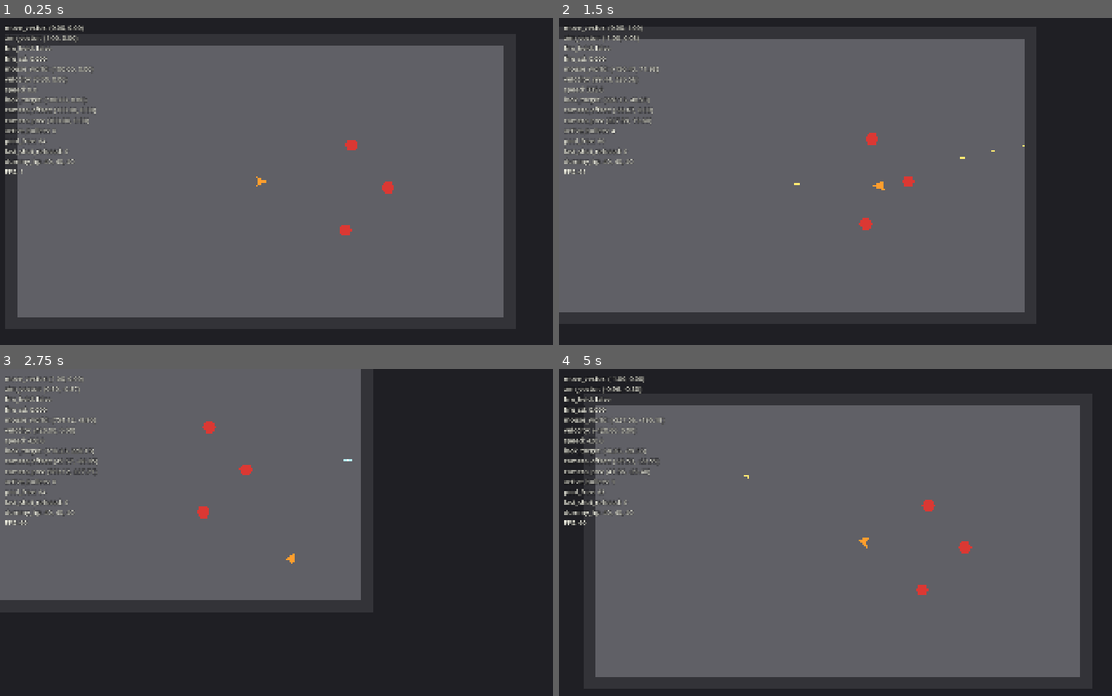
Above: before the commit, frames 1-4 (two rows, left to right).
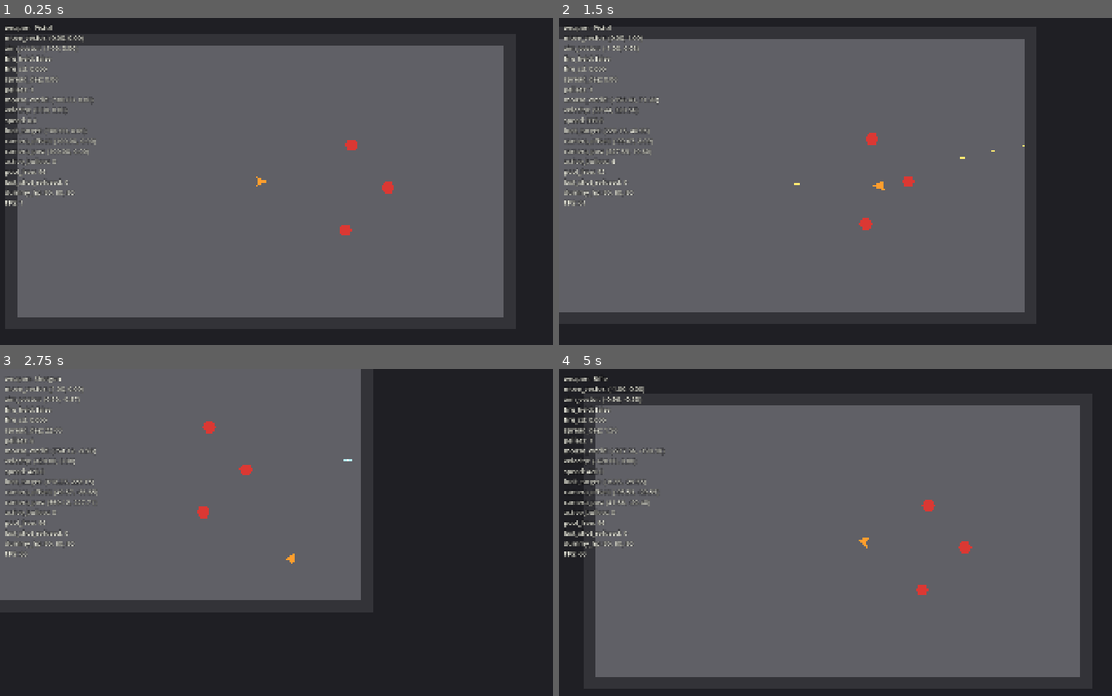
Above: after the commit, the same moments.

Repository: ZhiH2333/WPG
Game: Godot game, scene res://sandbox/combat_sandbox.tscn
The game is run twice, just before and just after one commit, with the same random seed, the same clock (stepped at 60 frames per second) and the same inputs.
Inputs (mouse positions are in pixels of both pictures, inside the frame that each line leads up to):
- Up to frame 1 (0.25 s): no input
- Up to frame 2 (1.5 s): tap Enter at 0.5 s; move the mouse to (979, 165) at 0.52 s; press the mouse at (979, 165) at 0.53 s; hold D (move_right) 0.53-1.28 s; tap 1 (weapon_pistol, bound only after the commit) at 0.8, 1.35 s; move the mouse to (735, 197) at 1.27 s; release the mouse at (735, 197) at 1.28 s; hold S (move_down) from 1.28 s (still down)
- Up to frame 3 (2.75 s): tap 3 (weapon_rifle, bound only after the commit) at 1.55, 2.1 s; move the mouse to (348, 460) at 2.02 s; release S (move_down) at 2.03 s; hold D (move_right) from 2.03 s (still down); tap 2 (weapon_shotgun, bound only after the commit) at 2.3 s
- Up to frame 4 (5 s): move the mouse to (818, 597) at 2.77 s; release D (move_right) at 2.78 s; hold W (move_up) 2.78-3.53 s; tap 2 (weapon_shotgun, bound only after the commit) at 2.85 s; click (818, 597) at 3.05 s; move the mouse to (1023, 581) at 3.52 s; press the mouse at (1023, 581) at 3.53 s; hold A (move_left) from 3.53 s (still down); tap 1 (weapon_pistol, bound only after the commit) at 3.8, 4.35 s; move the mouse to (675, 483) at 4.27 s; release the mouse at (675, 483) at 4.28 s; tap 3 (weapon_rifle, bound only after the commit) at 4.55 s

The runs differ from the first frame. In frame 1, 1.8% of the frame differs, in the area x 0-18%, y 2-58%; in frame 2, 1.9%; in frame 3, 1.9%; in frame 4, 2.1%, in the area x 0-35%, y 2-58%.

Commit message:
:sparkles: 3 guns

Diff:
--- a/debug/debug_overlay.gd
+++ b/debug/debug_overlay.gd
@@ -4,7 +4,7 @@
 var _player: Player
 var _player_input: PlayerInput
 var _player_camera: PlayerCamera
-var _pistol: Pistol
+var _weapon_host: WeaponHost
 var _pool: ProjectilePool
 var _dummies: Array[DummyTarget] = []
 
@@ -20,8 +20,8 @@
 func bind_player_camera(player_camera: PlayerCamera) -> void:
 	_player_camera = player_camera
 
-func bind_pistol(pistol: Pistol) -> void:
-	_pistol = pistol
+func bind_weapon_host(weapon_host: WeaponHost) -> void:
+	_weapon_host = weapon_host
 
 func bind_projectile_pool(pool: ProjectilePool) -> void:
 	_pool = pool
@@ -41,11 +41,15 @@
 func _compose_status_text() -> String:
 	var fps: int = Engine.get_frames_per_second()
 	var velocity: Vector2 = _read_velocity()
-	return "move_vector: %s\naim_vector: %s\nfire_held: %s\nfire_cd: %.3f\nmouse_world: %s\nvelocity: %s\nspeed: %.1f\nlook_target: %s\ncamera_offset: %s\ncamera_pos: %s\nactive_bullets: %d\npool_free: %d\nlast_shot_refused: %d\ndummy_hp: %s\nFPS: %d" % [
+	var weapon: Weapon = _read_weapon()
+	return "weapon: %s\nmove_vector: %s\naim_vector: %s\nfire_held: %s\nfire_cd: %.3f\nspread_deg: %.2f\npellets: %d\nmouse_world: %s\nvelocity: %s\nspeed: %.1f\nlook_target: %s\ncamera_offset: %s\ncamera_pos: %s\nactive_bullets: %d\npool_free: %d\nlast_shot_refused: %d\ndummy_hp: %s\nFPS: %d" % [
+		_read_weapon_name(weapon),
 		_format_vector(_player_input.move_vector),
 		_format_vector(_player_input.aim_vector),
 		_player_input.fire_held,
-		_read_fire_cooldown(),
+		_read_fire_cooldown(weapon),
+		_read_spread(weapon),
+		_read_pellets(weapon),
 		_format_vector(_player_input.mouse_world_position),
 		_format_vector(velocity),
 		velocity.length(),
@@ -54,10 +58,20 @@
 		_format_vector(_read_camera_position()),
 		_read_active_bullets(),
 		_read_pool_free(),
-		_read_refused(),
+		_read_refused(weapon),
 		_format_dummy_hp(),
 		fps,
 	]
+
+func _read_weapon() -> Weapon:
+	if _weapon_host == null:
+		return null
+	return _weapon_host.get_current_weapon()
+
+func _read_weapon_name(weapon: Weapon) -> String:
+	if weapon == null:
+		return "-"
+	return weapon.get_display_name()
 
 func _read_velocity() -> Vector2:
 	if _player == null:
@@ -79,10 +93,20 @@
 		return Vector2.ZERO
 	return _player_camera.global_position
 
-func _read_fire_cooldown() -> float:
-	if _pistol == null:
+func _read_fire_cooldown(weapon: Weapon) -> float:
+	if weapon == null:
 		return 0.0
-	return _pistol.get_cooldown_remaining_sec()
+	return weapon.get_cooldown_remaining_sec()
+
+func _read_spread(weapon: Weapon) -> float:
+	if weapon == null:
+		return 0.0
+	return weapon.get_current_spread_deg()
+
+func _read_pellets(weapon: Weapon) -> int:
+	if weapon == null:
+		return 0
+	return weapon.get_pellets_per_shot()
 
 func _read_active_bullets() -> int:
 	if _pool == null:
@@ -94,10 +118,10 @@
 		return 0
 	return _pool.get_free_count()
 
-func _read_refused() -> int:
-	if _pistol == null:
+func _read_refused(weapon: Weapon) -> int:
+	if weapon == null:
 		return 0
-	return _pistol.get_refused_count()
+	return weapon.get_refused_count()
 
 func _format_dummy_hp() -> String:
 	if _dummies.is_empty():
--- a/enemies/dummy_target.gd
+++ b/enemies/dummy_target.gd
@@ -6,9 +6,9 @@
 const ALIVE_COLOR: Color = Color(0.86, 0.22, 0.2, 1)
 const DEAD_COLOR: Color = Color(0.42, 0.42, 0.44, 1)
 
-@export var max_hp: int = 40
+@export var max_hp: int = 80
 
-var _hp: int = 40
+var _hp: int = 80
 var _defeated: bool = false
 var _flash_left_sec: float = 0.0
 
--- a/player/player.gd
+++ b/player/player.gd
@@ -1,4 +1,4 @@
-## 加速度移动 + 瞄准朝向。枪口在 Visual 上；开火逻辑在 Pistol，不写在本脚本。
+## 加速度移动 + 瞄准朝向。枪口在 Visual 上；开火由 WeaponHost 当前枪负责。
 extends CharacterBody2D
 class_name Player
 
@@ -6,25 +6,28 @@
 @onready var _player_motor: PlayerMotor = $PlayerMotor
 @onready var _visual: Node2D = $Visual
 @onready var _muzzle: Marker2D = $Visual/Muzzle
-@onready var _pistol: Pistol = $Pistol
+@onready var _weapon_host: WeaponHost = $WeaponHost
 
 func _ready() -> void:
 	motion_mode = MOTION_MODE_FLOATING
 	collision_layer = GameCollisionLayers.MASK_PLAYER
 	collision_mask = GameCollisionLayers.MASK_WALL
-	_pistol.bind_player_input(_player_input)
+	_weapon_host.bind_player_input(_player_input)
 
 func get_player_input() -> PlayerInput:
 	return _player_input
 
+func get_weapon_host() -> WeaponHost:
+	return _weapon_host
+
 func get_pistol() -> Pistol:
-	return _pistol
+	return _weapon_host.get_pistol()
 
 func get_muzzle_global_position() -> Vector2:
 	return _muzzle.global_position
 
 func bind_projectile_pool(pool: ProjectilePool) -> void:
-	_pistol.bind_projectile_pool(pool)
+	_weapon_host.bind_projectile_pool(pool)
 
 func _process(_delta: float) -> void:
 	_face_aim()
--- a/player/player.tscn
+++ b/player/player.tscn
@@ -1,9 +1,12 @@
-[gd_scene load_steps=5 format=3]
+[gd_scene load_steps=8 format=3]
 
 [ext_resource type="Script" path="res://player/player.gd" id="1_player"]
 [ext_resource type="Script" path="res://player/player_input.gd" id="2_input"]
 [ext_resource type="Script" path="res://player/player_motor.gd" id="3_motor"]
-[ext_resource type="Script" path="res://weapons/pistol.gd" id="4_pistol"]
+[ext_resource type="Script" path="res://player/weapon_host.gd" id="4_host"]
+[ext_resource type="Script" path="res://weapons/pistol.gd" id="5_pistol"]
+[ext_resource type="Script" path="res://weapons/shotgun.gd" id="6_shotgun"]
+[ext_resource type="Script" path="res://weapons/rifle.gd" id="7_rifle"]
 
 [sub_resource type="CircleShape2D" id="CircleShape2D_body"]
 radius = 20.0
@@ -30,5 +33,22 @@
 [node name="PlayerMotor" type="Node" parent="."]
 script = ExtResource("3_motor")
 
-[node name="Pistol" type="Node" parent="."]
-script = ExtResource("4_pistol")
+[node name="WeaponHost" type="Node" parent="."]
+script = ExtResource("4_host")
+
+[node name="Pistol" type="Node" parent="WeaponHost"]
+script = ExtResource("5_pistol")
+
+[node name="Shotgun" type="Node" parent="WeaponHost"]
+script = ExtResource("6_shotgun")
+fire_interval = 0.62
+projectile_speed = 780.0
+damage = 6
+lifetime = 0.45
+
+[node name="Rifle" type="Node" parent="WeaponHost"]
+script = ExtResource("7_rifle")
+fire_interval = 0.09
+projectile_speed = 1100.0
+damage = 5
+lifetime = 0.85
--- a/player/player_input.gd
+++ b/player/player_input.gd
@@ -4,7 +4,7 @@
 ## 鼠标与玩家过近时不重新归一化，避免 aim_vector 出现 NaN。
 const AIM_DEADZONE_SQ: float = 0.0001
 
-## 全项目唯一输入合同：只产出。Motor / 相机 / 准星只读，不自己读键鼠。
+## 全项目唯一输入合同：只产出 move/aim/fire。切枪由 WeaponHost 另读 1/2/3。
 var move_vector: Vector2 = Vector2.ZERO
 var aim_vector: Vector2 = Vector2.RIGHT
 var fire_held: bool = false
--- /dev/null
+++ b/player/weapon_host.gd
@@ -0,0 +1,59 @@
+extends Node
+class_name WeaponHost
+
+## 切枪不进输入合同三量；只读 1/2/3，转发给当前武器。
+var _weapons: Array[Weapon] = []
+var _current_index: int = 0
+
+func _ready() -> void:
+	_collect_weapons()
+	_activate_index(0)
+
+func bind_player_input(player_input: PlayerInput) -> void:
+	for weapon: Weapon in _weapons:
+		weapon.bind_player_input(player_input)
+
+func bind_projectile_pool(pool: ProjectilePool) -> void:
+	for weapon: Weapon in _weapons:
+		weapon.bind_projectile_pool(pool)
+
+func get_current_weapon() -> Weapon:
+	if _weapons.is_empty():
+		return null
+	return _weapons[_current_index]
+
+func get_pistol() -> Pistol:
+	for weapon: Weapon in _weapons:
+		var pistol: Pistol = weapon as Pistol
+		if pistol != null:
+			return pistol
+	return null
+
+func _process(_delta: float) -> void:
+	_poll_weapon_switch()
+
+func _poll_weapon_switch() -> void:
+	if Input.is_action_just_pressed("weapon_pistol"):
+		_activate_index(0)
+		return
+	if Input.is_action_just_pressed("weapon_shotgun"):
+		_activate_index(1)
+		return
+	if Input.is_action_just_pressed("weapon_rifle"):
+		_activate_index(2)
+
+func _collect_weapons() -> void:
+	_weapons.clear()
+	for child: Node in get_children():
+		var weapon: Weapon = child as Weapon
+		if weapon != null:
+			_weapons.append(weapon)
+
+func _activate_index(index: int) -> void:
+	if index < 0 or index >= _weapons.size():
+		return
+	if index == _current_index and _weapons[index].is_active():
+		return
+	_current_index = index
+	for i: int in _weapons.size():
+		_weapons[i].set_active(i == index)
--- a/project.godot
+++ b/project.godot
@@ -54,6 +54,21 @@
 "events": [Object(InputEventMouseButton,"resource_local_to_scene":false,"resource_name":"","device":-1,"window_id":0,"a …(253 unchanged characters)…
 ]
 }
+weapon_pistol={
+"deadzone": 0.5,
+"events": [Object(InputEventKey,"resource_local_to_scene":false,"resource_name":"","device":-1,"window_id":0,"alt_pressed":false,"shift_pressed":false,"ctrl_pressed":false,"meta_pressed":false,"pressed":false,"keycode":0,"physical_keycode":49,"key_label":0,"unicode":49,"location":0,"echo":false,"script":null)
+]
+}
+weapon_shotgun={
+"deadzone": 0.5,
+"events": [Object(InputEventKey,"resource_local_to_scene":false,"resource_name":"","device":-1,"window_id":0,"alt_pressed":false,"shift_pressed":false,"ctrl_pressed":false,"meta_pressed":false,"pressed":false,"keycode":0,"physical_keycode":50,"key_label":0,"unicode":50,"location":0,"echo":false,"script":null)
+]
+}
+weapon_rifle={
+"deadzone": 0.5,
+"events": [Object(InputEventKey,"resource_local_to_scene":false,"resource_name":"","device":-1,"window_id":0,"alt_pressed":false,"shift_pressed":false,"ctrl_pressed":false,"meta_pressed":false,"pressed":false,"keycode":0,"physical_keycode":51,"key_label":0,"unicode":51,"location":0,"echo":false,"script":null)
+]
+}
 
 [layer_names]
 
--- a/sandbox/combat_sandbox.gd
+++ b/sandbox/combat_sandbox.gd
@@ -2,7 +2,7 @@
 class_name CombatSandbox
 
 const PROJECTILE_SCENE: PackedScene = preload("res://weapons/projectile.tscn")
-const POOL_CAPACITY: int = 64
+const POOL_CAPACITY: int = 96
 
 ## 只有鼠标在窗口内且窗口有焦点时才藏系统光标，避免出窗后桌面丢指针。
 var _mouse_inside_window: bool = true
@@ -32,7 +32,7 @@
 	_aim_reticle.bind_player_input(player_input)
 	_debug_overlay.bind_player(_player)
 	_debug_overlay.bind_player_camera(_player_camera)
-	_debug_overlay.bind_pistol(_player.get_pistol())
+	_debug_overlay.bind_weapon_host(_player.get_weapon_host())
 	_debug_overlay.bind_projectile_pool(_projectiles)
 	_debug_overlay.bind_dummies(_collect_dummies())
 
--- a/weapons/pistol.gd
+++ b/weapons/pistol.gd
@@ -1,79 +1,23 @@
-extends Node
+extends Weapon
 class_name Pistol
 
-## 射速间隔，秒。用时间戳开火，不用 Timer 节点。
-@export var fire_interval: float = 0.18
-## 弹速，像素/秒。
-@export var projectile_speed: float = 980.0
-## 单发伤害。准、快、伤害低。
-@export var damage: int = 8
-## 子弹存活秒数。
-@export var lifetime: float = 0.9
-
-var _player_input: PlayerInput
-var _pool: ProjectilePool
-var _player: Player
-var _next_fire_at_msec: int = 0
-var _shot_refused_count: int = 0
+## 点射或按住都行；松开后冷却钳到 now，可立刻再点。散布 0。
 
 func _ready() -> void:
-	_player = get_parent() as Player
+	fire_interval = 0.18
+	projectile_speed = 980.0
+	damage = 8
+	lifetime = 0.9
+	super._ready()
 
-func bind_player_input(player_input: PlayerInput) -> void:
-	_player_input = player_input
+func get_display_name() -> String:
+	return "Pistol"
 
-func bind_projectile_pool(pool: ProjectilePool) -> void:
-	_pool = pool
+func _should_reset_cooldown_on_release() -> bool:
+	return true
 
-func get_cooldown_remaining_sec() -> float:
-	var remaining_msec: int = maxi(0, _next_fire_at_msec - Time.get_ticks_msec())
-	return float(remaining_msec) / 1000.0
+func _pellets_per_shot() -> int:
+	return 1
 
-func get_refused_count() -> int:
-	return _shot_refused_count
-
-func _process(_delta: float) -> void:
-	_ensure_player_input()
-	_tick_fire()
-
-func _ensure_player_input() -> void:
-	if _player_input != null:
-		return
-	if _player == null:
-		_player = get_parent() as Player
-	if _player != null:
-		bind_player_input(_player.get_player_input())
-
-func _tick_fire() -> void:
-	var now_msec: int = Time.get_ticks_msec()
-	if _player_input == null or _pool == null or _player == null:
-		return
-	if not _player_input.fire_held:
-		_next_fire_at_msec = mini(_next_fire_at_msec, now_msec)
-		return
-	if now_msec < _next_fire_at_msec:
-		return
-	_try_fire()
-	_next_fire_at_msec = now_msec + _get_fire_interval_msec()
-
-func _try_fire() -> void:
-	var projectile: Projectile = _pool.acquire()
-	if projectile == null:
-		_shot_refused_count += 1
-		return
-	var direction: Vector2 = _resolve_aim_direction()
-	projectile.reset(
-		_player.get_muzzle_global_position(),
-		direction * projectile_speed,
-		damage,
-		lifetime
-	)
-
-func _resolve_aim_direction() -> Vector2:
-	var aim: Vector2 = _player_input.aim_vector
-	if aim.is_zero_approx():
-		return Vector2.RIGHT
-	return aim.normalized()
-
-func _get_fire_interval_msec() -> int:
-	return maxi(1, int(round(fire_interval * 1000.0)))
+func _spread_deg_for_this_shot() -> float:
+	return 0.0
--- a/weapons/projectile.gd
+++ b/weapons/projectile.gd
@@ -12,6 +12,8 @@
 var _age_sec: float = 0.0
 var _last_global_position: Vector2 = Vector2.ZERO
 
+@onready var _visual: Node2D = $Visual
+
 func _ready() -> void:
 	collision_layer = GameCollisionLayers.MASK_PLAYER_BULLET
 	collision_mask = GameCollisionLayers.MASK_ENEMY | GameCollisionLayers.MASK_WALL
@@ -25,7 +27,7 @@
 func is_parked() -> bool:
 	return not _in_flight
 
-func reset(spawn_position: Vector2, flight_velocity: Vector2, damage: int, lifetime_sec: float) -> void:
+func reset(spawn_position: Vector2, flight_velocity: Vector2, damage: int, lifetime_sec: float, visual_scale: float = 1.0) -> void:
 	_in_flight = true
 	_damage = damage
 	_lifetime_sec = lifetime_sec
@@ -34,6 +36,7 @@
 	global_position = spawn_position
 	_last_global_position = spawn_position
 	rotation = flight_velocity.angle()
+	_visual.scale = Vector2.ONE * visual_scale
 	visible = true
 	monitorable = true
 	monitoring = true
@@ -43,6 +46,8 @@
 	_in_flight = false
 	_velocity = Vector2.ZERO
 	_age_sec = 0.0
+	if _visual != null:
+		_visual.scale = Vector2.ONE
 	visible = false
 	monitoring = false
 	monitorable = false
--- /dev/null
+++ b/weapons/rifle.gd
@@ -0,0 +1,49 @@
+extends Weapon
+class_name Rifle
+
+## 按住连发：第一发准，连续射击散布变大，停火后收回。
+@export var min_spread_deg: float = 1.5
+@export var max_spread_deg: float = 11.0
+@export var spread_gain_deg: float = 0.9
+@export var spread_recover_deg_per_sec: float = 18.0
+
+var _current_spread_deg: float = 1.5
+
+func _ready() -> void:
+	fire_interval = 0.09
+	projectile_speed = 1100.0
+	damage = 5
+	lifetime = 0.85
+	_current_spread_deg = min_spread_deg
+	super._ready()
+
+func get_display_name() -> String:
+	return "Rifle"
+
+func get_current_spread_deg() -> float:
+	return _current_spread_deg
+
+func _should_reset_cooldown_on_release() -> bool:
+	return true
+
+func _pellets_per_shot() -> int:
+	return 1
+
+func _spread_deg_for_this_shot() -> float:
+	return _current_spread_deg
+
+func _direction_for_pellet(aim: Vector2, _index: int, _pellet_count: int) -> Vector2:
+	var spread: float = _current_spread_deg
+	return aim.rotated(deg_to_rad(randf_range(-spread, spread)))
+
+func _tick_idle(delta: float) -> void:
+	if _player_input != null and _player_input.fire_held:
+		return
+	_current_spread_deg = maxf(min_spread_deg, _current_spread_deg - spread_recover_deg_per_sec * delta)
+
+func _on_shot_success() -> void:
+	_current_spread_deg = minf(max_spread_deg, _current_spread_deg + spread_gain_deg)
+
+func _on_deactivated() -> void:
+	super._on_deactivated()
+	_current_spread_deg = min_spread_deg
--- /dev/null
+++ b/weapons/shotgun.gd
@@ -0,0 +1,32 @@
+extends Weapon
+class_name Shotgun
+
+## 走近再扣：同一枪口扇形多弹，泵动冷却，松开不复位。
+@export var pellet_count: int = 8
+@export var spread_deg: float = 22.0
+@export var pellet_jitter_deg: float = 1.0
+
+func _ready() -> void:
+	fire_interval = 0.62
+	projectile_speed = 780.0
+	damage = 6
+	lifetime = 0.45
+	super._ready()
+
+func get_display_name() -> String:
+	return "Shotgun"
+
+func _should_reset_cooldown_on_release() -> bool:
+	return false
+
+func _pellets_per_shot() -> int:
+	return pellet_count
+
+func _spread_deg_for_this_shot() -> float:
+	return spread_deg
+
+func _pellet_jitter_deg() -> float:
+	return randf_range(-pellet_jitter_deg, pellet_jitter_deg)
+
+func _pellet_visual_scale() -> float:
+	return 0.72
--- /dev/null
+++ b/weapons/weapon.gd
@@ -0,0 +1,165 @@
+extends Node
+class_name Weapon
+
+## 射速间隔，秒。用时间戳开火，不用 Timer 节点。
+@export var fire_interval: float = 0.18
+## 弹速，像素/秒。
+@export var projectile_speed: float = 980.0
+## 单发（或每粒）伤害。
+@export var damage: int = 8
+## 子弹存活秒数。
+@export var lifetime: float = 0.9
+
+var _player_input: PlayerInput
+var _pool: ProjectilePool
+var _player: Player
+var _next_fire_at_msec: int = 0
+var _shot_refused_count: int = 0
+var _is_active: bool = false
+## 切枪后必须先松开火，避免按住左键走火。
+var _block_held_fire: bool = false
+
+func _ready() -> void:
+	_player = _find_player()
+	set_process(false)
+
+func bind_player_input(player_input: PlayerInput) -> void:
+	_player_input = player_input
+
+func bind_projectile_pool(pool: ProjectilePool) -> void:
+	_pool = pool
+
+func get_display_name() -> String:
+	return "Weapon"
+
+func get_cooldown_remaining_sec() -> float:
+	var remaining_msec: int = maxi(0, _next_fire_at_msec - Time.get_ticks_msec())
+	return float(remaining_msec) / 1000.0
+
+func get_refused_count() -> int:
+	return _shot_refused_count
+
+func get_current_spread_deg() -> float:
+	return _spread_deg_for_this_shot()
+
+func get_pellets_per_shot() -> int:
+	return _pellets_per_shot()
+
+func is_active() -> bool:
+	return _is_active
+
+func set_active(active: bool) -> void:
+	_is_active = active
+	set_process(active)
+	if active:
+		_block_held_fire = true
+		return
+	_on_deactivated()
+
+func _process(delta: float) -> void:
+	_ensure_bindings()
+	_tick_idle(delta)
+	_tick_fire()
+
+func _ensure_bindings() -> void:
+	if _player == null:
+		_player = _find_player()
+	if _player_input == null and _player != null:
+		bind_player_input(_player.get_player_input())
+
+func _tick_idle(_delta: float) -> void:
+	pass
+
+func _tick_fire() -> void:
+	var now_msec: int = Time.get_ticks_msec()
+	if _player_input == null or _pool == null or _player == null:
+		return
+	if not _player_input.fire_held:
+		_block_held_fire = false
+		_on_fire_released(now_msec)
+		return
+	if _block_held_fire:
+		return
+	if now_msec < _next_fire_at_msec:
+		return
+	if _try_fire():
+		_on_shot_success()
+	_next_fire_at_msec = now_msec + _get_fire_interval_msec()
+
+func _on_fire_released(now_msec: int) -> void:
+	if _should_reset_cooldown_on_release():
+		_next_fire_at_msec = mini(_next_fire_at_msec, now_msec)
+
+func _try_fire() -> bool:
+	var pellet_count: int = _pellets_per_shot()
+	var acquired: Array[Projectile] = []
+	if not _acquire_pellets(pellet_count, acquired):
+		_shot_refused_count += 1
+		return false
+	var aim: Vector2 = _resolve_aim_direction()
+	var muzzle: Vector2 = _player.get_muzzle_global_position()
+	var visual_scale: float = _pellet_visual_scale()
+	for index: int in pellet_count:
+		var direction: Vector2 = _direction_for_pellet(aim, index, pellet_count)
+		acquired[index].reset(muzzle, direction * projectile_speed, damage, lifetime, visual_scale)
+	return true
+
+func _acquire_pellets(pellet_count: int, acquired: Array[Projectile]) -> bool:
+	for _i: int in pellet_count:
+		var projectile: Projectile = _pool.acquire()
+		if projectile == null:
+			_release_acquired(acquired)
+			return false
+		acquired.append(projectile)
+	return true
+
+func _release_acquired(acquired: Array[Projectile]) -> void:
+	for projectile: Projectile in acquired:
+		_pool.release(projectile)
+
+func _resolve_aim_direction() -> Vector2:
+	var aim: Vector2 = _player_input.aim_vector
+	if aim.is_zero_approx():
+		return Vector2.RIGHT
+	return aim.normalized()
+
+func _direction_for_pellet(aim: Vector2, index: int, pellet_count: int) -> Vector2:
+	var half_spread: float = _spread_deg_for_this_shot() * 0.5
+	var angle_deg: float = 0.0
+	if pellet_count > 1:
+		angle_deg = lerpf(-half_spread, half_spread, float(index) / float(pellet_count - 1))
+	angle_deg += _pellet_jitter_deg()
+	return aim.rotated(deg_to_rad(angle_deg))
+
+func _should_reset_cooldown_on_release() -> bool:
+	return true
+
+func _pellets_per_shot() -> int:
+	return 1
+
+func _spread_deg_for_this_shot() -> float:
+	return 0.0
+
+func _pellet_jitter_deg() -> float:
+	return 0.0
+
+func _pellet_visual_scale() -> float:
+	return 1.0
+
+func _on_shot_success() -> void:
+	pass
+
+func _on_deactivated() -> void:
+	_block_held_fire = false
+
+func _get_fire_interval_msec() -> int:
+	return maxi(1, int(round(fire_interval * 1000.0)))
+
+func _find_player() -> Player:
+	var node: Node = get_parent()
+	while node != null:
+		var player: Player = node as Player
+		if player != null:
+			return player
+		node = node.get_parent()
+	return null
Not shown, added: player/weapon_host.gd.uid
Not shown, added: weapons/rifle.gd.uid
Not shown, added: weapons/shotgun.gd.uid
Not shown, added: weapons/weapon.gd.uid
